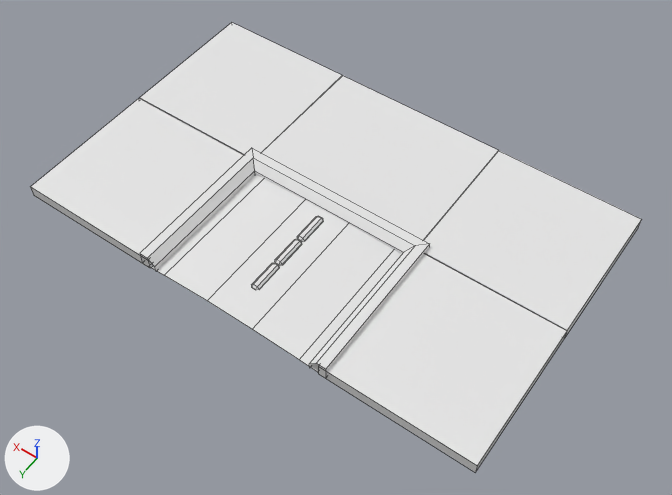
An edit to the FBX model Assets/Models/Roads/SM_Dead_end.fbx, drawn before and after from the same camera.
Before and after are seen from a 50 mm camera at (-8.91, 12.27, 17.73) aimed at (-0.56, 0.58, -0.64). Every picture has the same lights, and +X, +Y and +Z are marked at lower left. The picture after the commit comes second. Mesh edges are drawn as thin lines. Where no turn or scale is listed for an object, it has been applied to the vertices.

The scene before the commit, as lines of its bpy script (objects in view):
```python
me_mesh = bpy.data.meshes.new('Mesh')
me_mesh.from_pydata(...)  # 132 vertices, 98 faces; spans x -6.5..6.5, y -4.0..4.0, z -0.23..0.23
me_mesh.materials.append(mat_openpbr_shader1)  # white #e7e7e7
ob_sm_dead_end = bpy.data.objects.new('SM_Dead_end', me_mesh)
ob_sm_dead_end.location = (0.01, -0.02, 0.0)
```
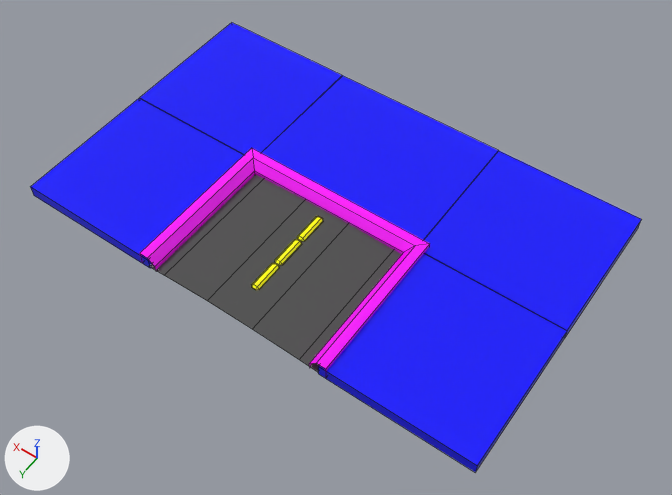
Commit message: feat(routes): remplace le kit SM_* par la version a slots de materiaux

Where the change shows, as pixel boxes (x1, y1, x2, y2) in the pictures (672 x 495 px):
part 1 of me_mesh, recoloured (white to pink)
    both: (309, 244, 430, 371)
part 2 of me_mesh, recoloured (white to pink)
    both: (252, 148, 430, 254)
part 3 of me_mesh, recoloured (white to pink)
    both: (140, 148, 255, 270)
part 4 of me_mesh, recoloured (white to blue)
    both: (262, 76, 641, 472)
part 5 of me_mesh, recoloured (white to blue)
    both: (31, 23, 342, 268)
part 6 of me_mesh, recoloured (white to dark grey)
    both: (149, 174, 402, 372)
part 7 of me_mesh, recoloured (white to yellow)
    both: (251, 216, 323, 290)

What changed in the scene script:
```text
Add mat_m_soltrottoir:
    mat_m_soltrottoir = principled_material('M_SolTrottoir')
    mat_m_soltrottoir.base_color = (0.0, 0.0, 1.0)  # blue #0000ff
    mat_m_soltrottoir.roughness = 0.2
Add mat_m_borduretrottoir:
    mat_m_borduretrottoir = principled_material('M_BordureTrottoir')
    mat_m_borduretrottoir.base_color = (1.0, 0.0, 1.0)  # pink #ff00ff
    mat_m_borduretrottoir.roughness = 0.2
Add mat_m_bitume:
    mat_m_bitume = principled_material('M_bitume')
    mat_m_bitume.base_color = (0.0774, 0.0774, 0.0774)  # dark grey #4f4f4f
    mat_m_bitume.roughness = 0.2
Add mat_m_neon_route:
    mat_m_neon_route = principled_material('M_Neon_Route')
    mat_m_neon_route.base_color = (1.0, 1.0, 0.0)  # yellow #ffff00
    mat_m_neon_route.roughness = 0.2
Change me_mesh:
    where me_mesh.from_pydata(...)  # 132 vertices, 98 faces; spans x -6.5..6.5, y -4.0..4.0, z -0.23..0.23
    used by ob_sm_dead_end; location = (0.01, -0.02, 0.0)
    me_mesh part 1: 4 of the faces centred in x -2.72..-2.28, y 1.88..2.1, z -0.07..0.23 switch from mat_openpbr_shader1 (white #e7e7e7) to mat_m_borduretrottoir (pink #ff00ff)
    me_mesh part 2: 4 of the faces centred in x 0.0, y -0.24..0.2, z -0.07..0.23 switch from mat_openpbr_shader1 (white #e7e7e7) to mat_m_borduretrottoir (pink #ff00ff)
    me_mesh part 3: 4 of the faces centred in x 2.28..2.72, y 1.88..2.1, z -0.07..0.23 switch from mat_openpbr_shader1 (white #e7e7e7) to mat_m_borduretrottoir (pink #ff00ff)
    me_mesh part 4: 17 of the faces centred in x -6.5..0.0, y -4.0..3.98, z -0.23..0.11 switch from mat_openpbr_shader1 (white #e7e7e7) to mat_m_soltrottoir (blue #0000ff)
    me_mesh part 5: 13 of the faces centred in x 2.49..6.5, y -4.0..3.98, z -0.23..0.11 switch from mat_openpbr_shader1 (white #e7e7e7) to mat_m_soltrottoir (blue #0000ff)
    me_mesh part 6: all 5 faces centred in x -2.25..2.25, y 2.0, z -0.1..-0.03 switch from mat_openpbr_shader1 (white #e7e7e7) to mat_m_bitume (dark grey #4f4f4f)
    me_mesh part 7: 51 of the faces centred in x -0.12..0.12, y 0.45..3.1, z -0.03..0.04 switch from mat_openpbr_shader1 (white #e7e7e7) to mat_m_neon_route (yellow #ffff00)
```
